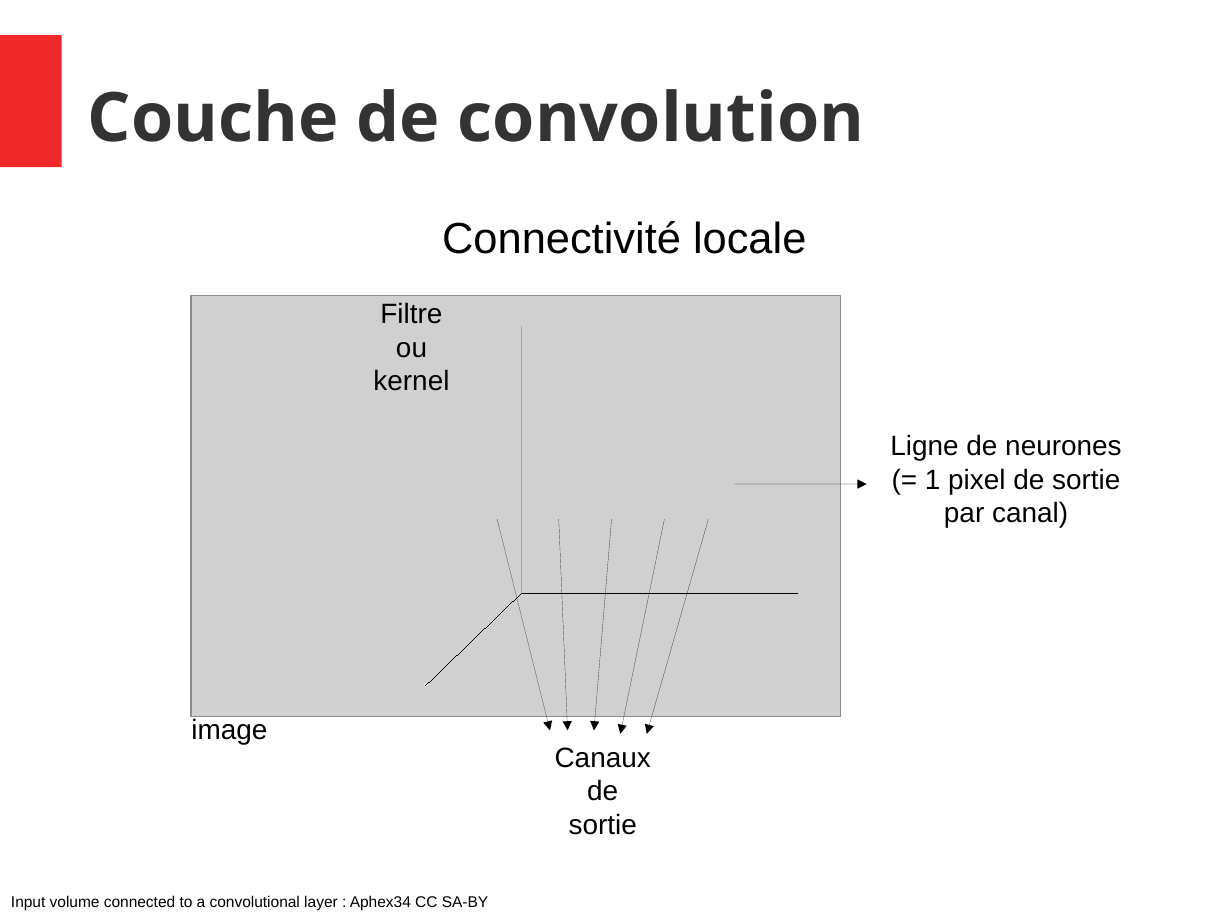
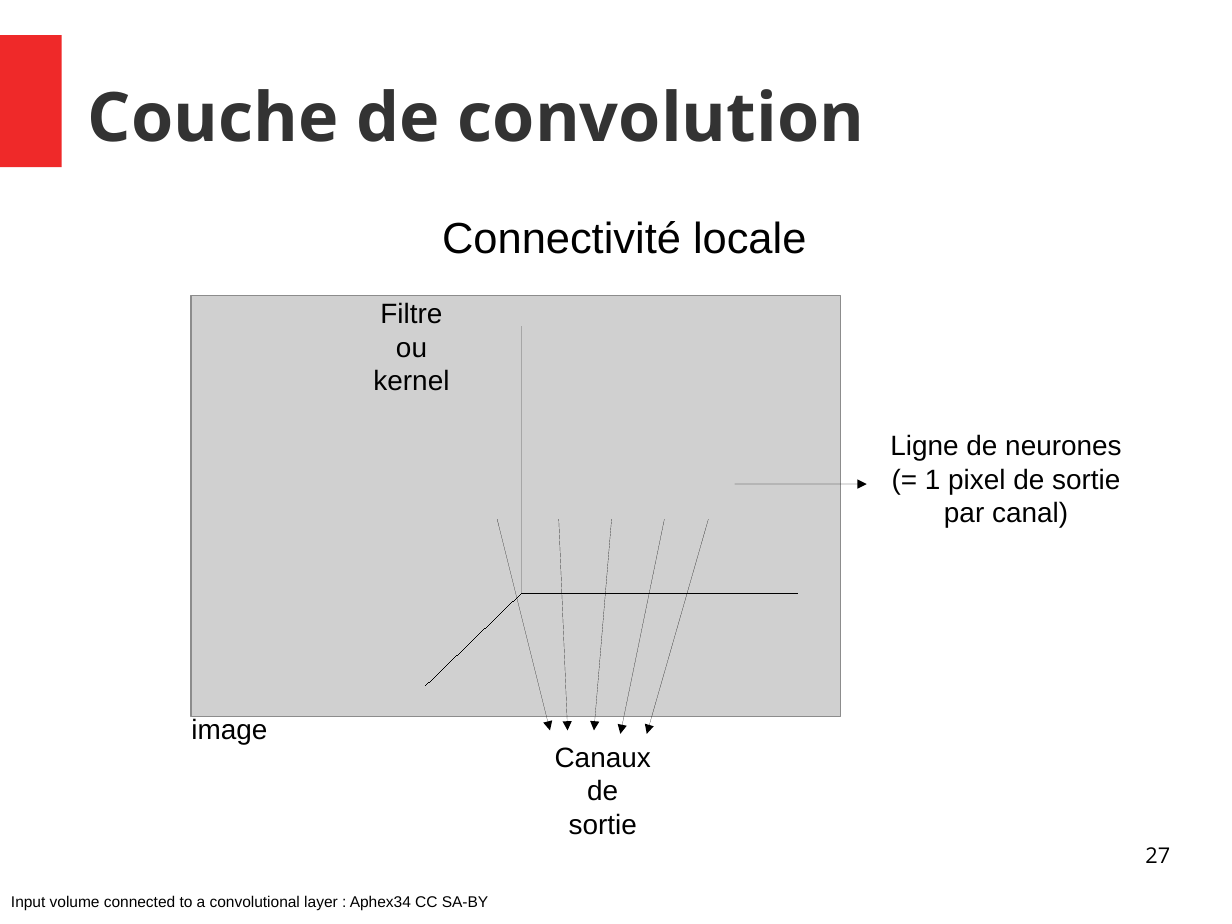
Before and after one commit to thalitadru/CoursNNDL, a slide deck: slide 27 of cours.odp. Drawn at 1232x924 pixels with LibreOffice and Linux fonts; fonts in the diff are those of the drawing; grey boxes stand for pictures. Boxes give left, top, right and bottom in pixels: in the first picture for what was removed or moved away, otherwise in the second. Text is boxed around its words. In the diff, an @@ line names an element or a change of style, - is before the commit and + after.

```diff
--- a/cours.odp
+++ b/cours.odp
@@ page number added at [1145,847,1170,863], 14 pt, text #000000 @@
+27
```
Also in this commit, not shown: 32 other slides changed.
